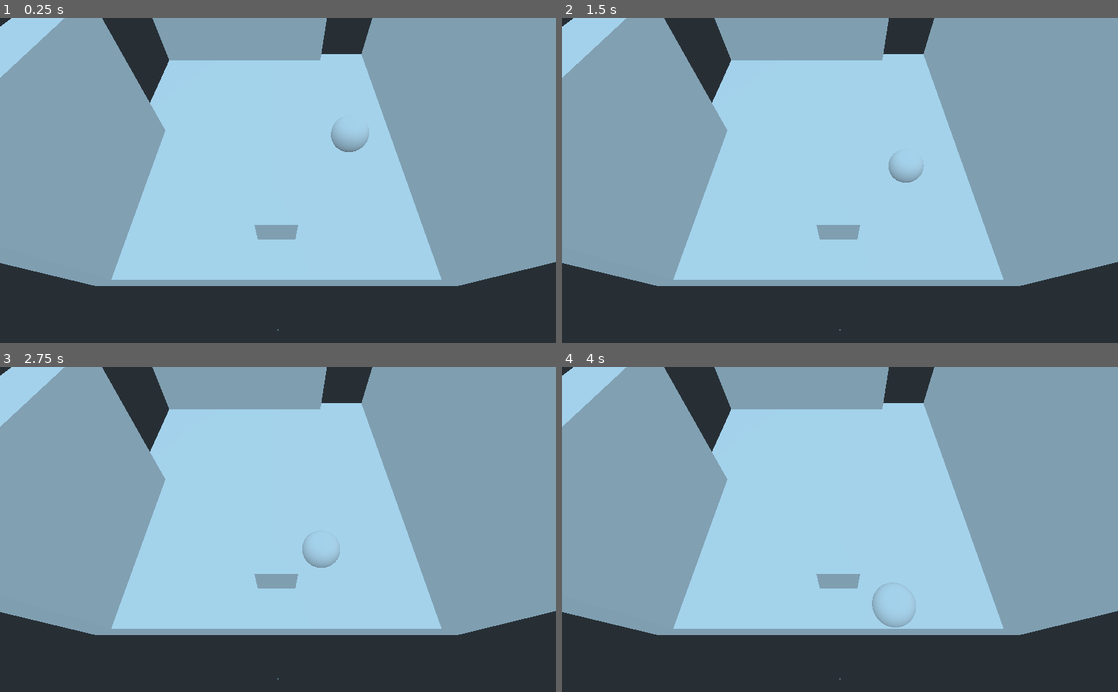
Above: before the commit, frames 1-4 (two rows, left to right).
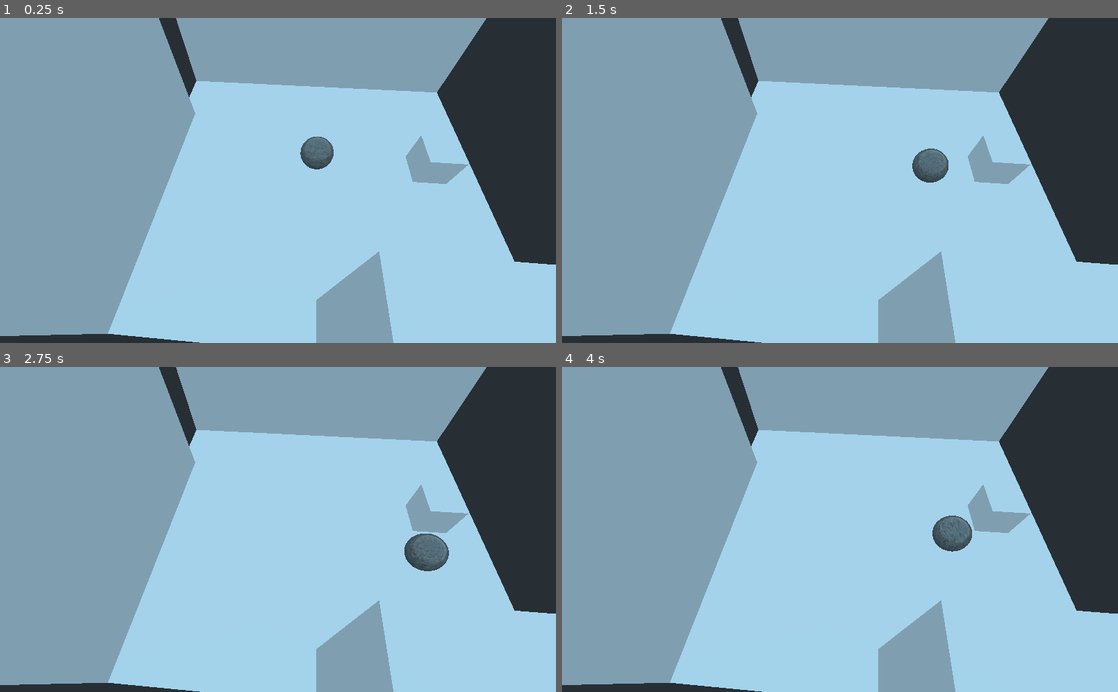
Above: after the commit, the same moments.

Repository: lea0101/BallRacer
Game: Godot game, scene res://Levels/TestLevel.tscn
Same seed, same stepped clock (60 frames per second), same inputs: the game is played once before the commit and once after it. The project has no main scene, so this scene is started directly.
Inputs:
- Up to frame 1 (0.25 s): no input
- Up to frame 2 (1.5 s): hold Right (ui_right) 0.53-1.28 s; hold Down (ui_down) from 1.28 s (still down)
- Up to frame 3 (2.75 s): release Down (ui_down) at 2.03 s; hold Right (ui_right) from 2.03 s (still down)
- Up to frame 4 (4 s): release Right (ui_right) at 2.78 s; hold Up (ui_up) 2.78-3.53 s; hold Left (ui_left) from 3.53 s (still down)

The runs differ from the first frame. In frame 1, 48% of the frame differs, in the area x 0-100%, y 0-100%; in frame 2, 48%; in frame 3, 48%; in frame 4, 48%.

Commit message:
Fixing missing geometry, added two players

Diff:
--- /dev/null
+++ b/LevelGeometry/10x1x1.tscn
@@ -0,0 +1,16 @@
+[gd_scene load_steps=3 format=2]
+
+[sub_resource type="CubeMesh" id=1]
+
+[sub_resource type="BoxShape" id=2]
+
+[node name="10x1x1" type="StaticBody"]
+
+[node name="MeshInstance" type="MeshInstance" parent="."]
+transform = Transform( 10, 0, 0, 0, 1, 0, 0, 0, 1, 0, 0, 0 )
+mesh = SubResource( 1 )
+material/0 = null
+
+[node name="CollisionShape" type="CollisionShape" parent="."]
+transform = Transform( 10, 0, 0, 0, 1, 0, 0, 0, 1, 0, 0, 0 )
+shape = SubResource( 2 )
--- /dev/null
+++ b/LevelGeometry/2x1x2.tscn
@@ -0,0 +1,16 @@
+[gd_scene load_steps=3 format=2]
+
+[sub_resource type="CubeMesh" id=1]
+
+[sub_resource type="BoxShape" id=2]
+
+[node name="2x1x2" type="StaticBody"]
+
+[node name="MeshInstance" type="MeshInstance" parent="."]
+transform = Transform( 2, 0, 0, 0, 1, 0, 0, 0, 2, 0, 0, 0 )
+mesh = SubResource( 1 )
+material/0 = null
+
+[node name="CollisionShape" type="CollisionShape" parent="."]
+transform = Transform( 2, 0, 0, 0, 1, 0, 0, 0, 2, 0, 0, 0 )
+shape = SubResource( 2 )
--- /dev/null
+++ b/Levels/Level1.tscn
@@ -0,0 +1,91 @@
+[gd_scene load_steps=2 format=2]
+
+[ext_resource path="res://LevelGeometry/10x1x10.tscn" type="PackedScene" id=1]
+
+[node name="Level1" type="Spatial"]
+
+[node name="GamePlate" type="Spatial" parent="."]
+
+[node name="Line1" type="Spatial" parent="GamePlate"]
+
+[node name="10x1x10" parent="GamePlate/Line1" instance=ExtResource( 1 )]
+
+[node name="10x1x15" parent="GamePlate/Line1" instance=ExtResource( 1 )]
+transform = Transform( 1, 0, 0, 0, 1, 0, 0, 0, 1, 20, 0, 0 )
+
+[node name="10x1x16" parent="GamePlate/Line1" instance=ExtResource( 1 )]
+transform = Transform( 1, 0, 0, 0, 1, 0, 0, 0, 1, 40, 0, 0 )
+
+[node name="10x1x17" parent="GamePlate/Line1" instance=ExtResource( 1 )]
+transform = Transform( 1, 0, 0, 0, 1, 0, 0, 0, 1, 60, 0, 0 )
+
+[node name="10x1x18" parent="GamePlate/Line1" instance=ExtResource( 1 )]
+transform = Transform( 1, 0, 0, 0, 1, 0, 0, 0, 1, 80, 0, 0 )
+
+[node name="Line2" type="Spatial" parent="GamePlate"]
+transform = Transform( 1, 0, 0, 0, 1, 0, 0, 0, 1, 0, 0, 20 )
+
+[node name="10x1x10" parent="GamePlate/Line2" instance=ExtResource( 1 )]
+
+[node name="10x1x15" parent="GamePlate/Line2" instance=ExtResource( 1 )]
+transform = Transform( 1, 0, 0, 0, 1, 0, 0, 0, 1, 20, 0, 0 )
+
+[node name="10x1x16" parent="GamePlate/Line2" instance=ExtResource( 1 )]
+transform = Transform( 1, 0, 0, 0, 1, 0, 0, 0, 1, 40, 0, 0 )
+
+[node name="10x1x17" parent="GamePlate/Line2" instance=ExtResource( 1 )]
+transform = Transform( 1, 0, 0, 0, 1, 0, 0, 0, 1, 60, 0, 0 )
+
+[node name="10x1x18" parent="GamePlate/Line2" instance=ExtResource( 1 )]
+transform = Transform( 1, 0, 0, 0, 1, 0, 0, 0, 1, 80, 0, 0 )
+
+[node name="Line3" type="Spatial" parent="GamePlate"]
+transform = Transform( 1, 0, 0, 0, 1, 0, 0, 0, 1, 0, 0, 40 )
+
+[node name="10x1x10" parent="GamePlate/Line3" instance=ExtResource( 1 )]
+
+[node name="10x1x15" parent="GamePlate/Line3" instance=ExtResource( 1 )]
+transform = Transform( 1, 0, 0, 0, 1, 0, 0, 0, 1, 20, 0, 0 )
+
+[node name="10x1x16" parent="GamePlate/Line3" instance=ExtResource( 1 )]
+transform = Transform( 1, 0, 0, 0, 1, 0, 0, 0, 1, 40, 0, 0 )
+
+[node name="10x1x17" parent="GamePlate/Line3" instance=ExtResource( 1 )]
+transform = Transform( 1, 0, 0, 0, 1, 0, 0, 0, 1, 60, 0, 0 )
+
+[node name="10x1x18" parent="GamePlate/Line3" instance=ExtResource( 1 )]
+transform = Transform( 1, 0, 0, 0, 1, 0, 0, 0, 1, 80, 0, 0 )
+
+[node name="Line4" type="Spatial" parent="GamePlate"]
+transform = Transform( 1, 0, 0, 0, 1, 0, 0, 0, 1, 0, 0, 60 )
+
+[node name="10x1x10" parent="GamePlate/Line4" instance=ExtResource( 1 )]
+
+[node name="10x1x15" parent="GamePlate/Line4" instance=ExtResource( 1 )]
+transform = Transform( 1, 0, 0, 0, 1, 0, 0, 0, 1, 20, 0, 0 )
+
+[node name="10x1x16" parent="GamePlate/Line4" instance=ExtResource( 1 )]
+transform = Transform( 1, 0, 0, 0, 1, 0, 0, 0, 1, 40, 0, 0 )
+
+[node name="10x1x17" parent="GamePlate/Line4" instance=ExtResource( 1 )]
+transform = Transform( 1, 0, 0, 0, 1, 0, 0, 0, 1, 60, 0, 0 )
+
+[node name="10x1x18" parent="GamePlate/Line4" instance=ExtResource( 1 )]
+transform = Transform( 1, 0, 0, 0, 1, 0, 0, 0, 1, 80, 0, 0 )
+
+[node name="Line5" type="Spatial" parent="GamePlate"]
+transform = Transform( 1, 0, 0, 0, 1, 0, 0, 0, 1, 0, 0, 80 )
+
+[node name="10x1x10" parent="GamePlate/Line5" instance=ExtResource( 1 )]
+
+[node name="10x1x15" parent="GamePlate/Line5" instance=ExtResource( 1 )]
+transform = Transform( 1, 0, 0, 0, 1, 0, 0, 0, 1, 20, 0, 0 )
+
+[node name="10x1x16" parent="GamePlate/Line5" instance=ExtResource( 1 )]
+transform = Transform( 1, 0, 0, 0, 1, 0, 0, 0, 1, 40, 0, 0 )
+
+[node name="10x1x17" parent="GamePlate/Line5" instance=ExtResource( 1 )]
+transform = Transform( 1, 0, 0, 0, 1, 0, 0, 0, 1, 60, 0, 0 )
+
+[node name="10x1x18" parent="GamePlate/Line5" instance=ExtResource( 1 )]
+transform = Transform( 1, 0, 0, 0, 1, 0, 0, 0, 1, 80, 0, 0 )
--- a/Levels/TestLevel.tscn
+++ b/Levels/TestLevel.tscn
@@ -1,10 +1,11 @@
-[gd_scene load_steps=6 format=2]
+[gd_scene load_steps=7 format=2]
 
 [ext_resource path="res://LevelGeometry/10x1x10.tscn" type="PackedScene" id=1]
-[ext_resource path="res://Player/PlayerRB.tscn" type="PackedScene" id=2]
+[ext_resource path="res://Player/PlayerKB.tscn" type="PackedScene" id=2]
 [ext_resource path="res://LevelGeometry/1x1x1.tscn" type="PackedScene" id=3]
 [ext_resource path="res://LevelGeometry/7x1x7.tscn" type="PackedScene" id=4]
 [ext_resource path="res://LevelGeometry/5x1x5.tscn" type="PackedScene" id=5]
+[ext_resource path="res://Player/PlayerRB.tscn" type="PackedScene" id=6]
 
 [node name="TestLevel" type="Spatial"]
 
@@ -13,11 +14,8 @@
 [node name="10x1x10_2" parent="." instance=ExtResource( 1 )]
 transform = Transform( 1, 0, 0, 0, -4.37114e-08, 1, 0, -1, -4.37114e-08, 0, 10, -9 )
 
-[node name="PlayerRB" parent="." instance=ExtResource( 2 )]
-transform = Transform( 1, 0, 0, 0, 1, 0, 0, 0, 1, 3, 4, -4 )
-
 [node name="Camera" type="Camera" parent="."]
-transform = Transform( -5.96046e-08, -0.840718, 0.541474, 0, 0.541474, 0.840718, -1, 5.01107e-08, -3.22744e-08, 12.0418, 13.059, -0.0762577 )
+transform = Transform( 0.996937, -0.0657571, 0.0423516, 0, 0.541474, 0.840718, -0.0782154, -0.838142, 0.539815, -1.66263, 13.059, 9.28609 )
 
 [node name="1x1x1" parent="." instance=ExtResource( 3 )]
 transform = Transform( 1, 0, 0, 0, 1, 0, 0, 0, 1, 7, 2, 0 )
@@ -27,3 +25,9 @@
 
 [node name="7x1x7" parent="." instance=ExtResource( 4 )]
 transform = Transform( -4.37114e-08, 1, 0, -1, -4.37114e-08, 0, 0, 0, 1, -10, 6, 3 )
+
+[node name="PlayerKB" parent="." instance=ExtResource( 2 )]
+transform = Transform( 1, 0, 0, 0, 1, 0, 0, 0, 1, 0, 2.003, 0 )
+
+[node name="PlayerRB" parent="." instance=ExtResource( 6 )]
+visible = false
--- /dev/null
+++ b/Player/PlayerKB.gd
@@ -0,0 +1,17 @@
+extends KinematicBody
+
+export var speed:=4
+var velocity:Vector3
+
+func _process(delta):
+	get_input()
+
+func _physics_process(delta):
+	var norm = velocity.normalized() * speed
+	rotate_x(norm.z * delta)
+	rotate_z(-norm.x * delta)
+	move_and_slide(norm)
+
+func get_input():
+	velocity.x = Input.get_action_strength("ui_right") - Input.get_action_strength("ui_left")
+	velocity.z = Input.get_action_strength("ui_down") - Input.get_action_strength("ui_up")
--- /dev/null
+++ b/Player/PlayerKB.tscn
@@ -0,0 +1,23 @@
+[gd_scene load_steps=6 format=2]
+
+[ext_resource path="res://Player/PlayerKB.gd" type="Script" id=1]
+[ext_resource path="res://Textures/GrayMarble.jpeg" type="Texture" id=2]
+
+[sub_resource type="SpatialMaterial" id=1]
+albedo_texture = ExtResource( 2 )
+roughness = 0.0
+
+[sub_resource type="SphereMesh" id=2]
+material = SubResource( 1 )
+
+[sub_resource type="SphereShape" id=3]
+
+[node name="PlayerKB" type="KinematicBody"]
+script = ExtResource( 1 )
+
+[node name="MeshInstance" type="MeshInstance" parent="."]
+mesh = SubResource( 2 )
+material/0 = null
+
+[node name="CollisionShape" type="CollisionShape" parent="."]
+shape = SubResource( 3 )
--- a/Player/PlayerRB.tscn
+++ b/Player/PlayerRB.tscn
@@ -1,17 +1,27 @@
-[gd_scene load_steps=4 format=2]
+[gd_scene load_steps=7 format=2]
 
 [ext_resource path="res://Player/PlayerRB.gd" type="Script" id=1]
+[ext_resource path="res://Textures/GrayMarble.jpeg" type="Texture" id=2]
 
-[sub_resource type="SphereMesh" id=1]
+[sub_resource type="PhysicsMaterial" id=1]
+bounce = 0.1
 
-[sub_resource type="SphereShape" id=2]
+[sub_resource type="SpatialMaterial" id=2]
+albedo_texture = ExtResource( 2 )
+roughness = 0.0
+
+[sub_resource type="SphereMesh" id=3]
+material = SubResource( 2 )
+
+[sub_resource type="SphereShape" id=4]
 
 [node name="PlayerRB" type="RigidBody"]
+physics_material_override = SubResource( 1 )
 script = ExtResource( 1 )
 
 [node name="MeshInstance" type="MeshInstance" parent="."]
-mesh = SubResource( 1 )
+mesh = SubResource( 3 )
 material/0 = null
 
 [node name="CollisionShape" type="CollisionShape" parent="."]
-shape = SubResource( 2 )
+shape = SubResource( 4 )
Binary file added: Textures/GrayMarble.jpeg
Not shown, added: Textures/GrayMarble.jpeg.import
